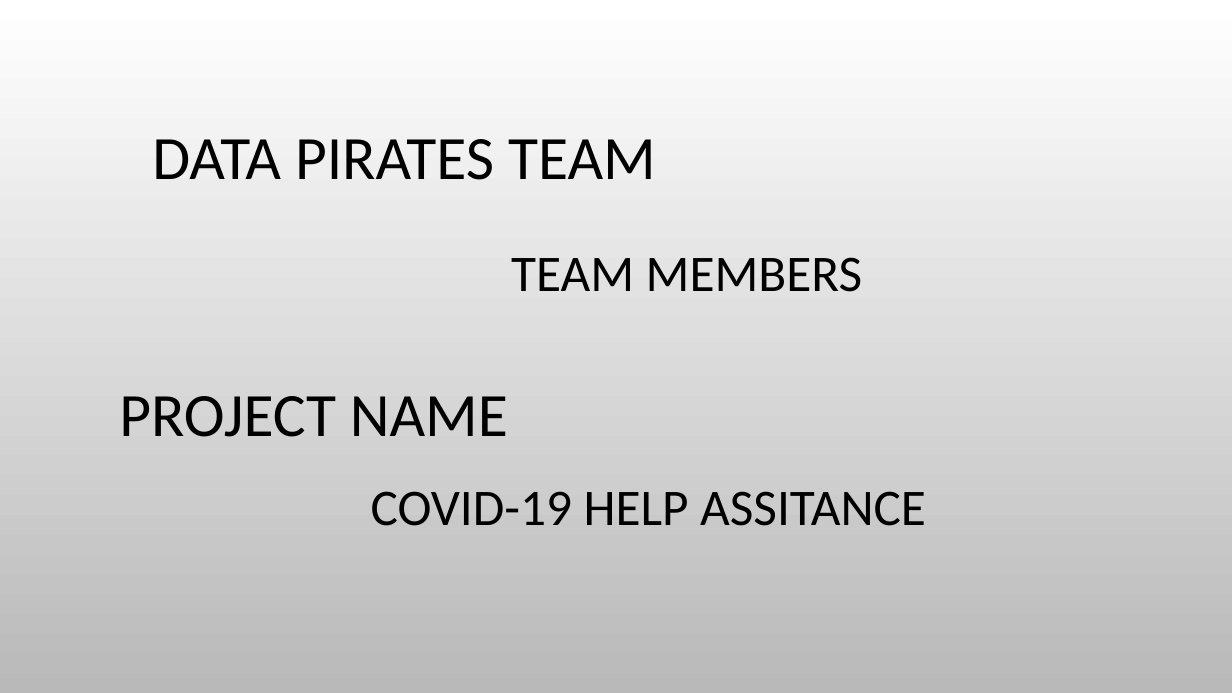
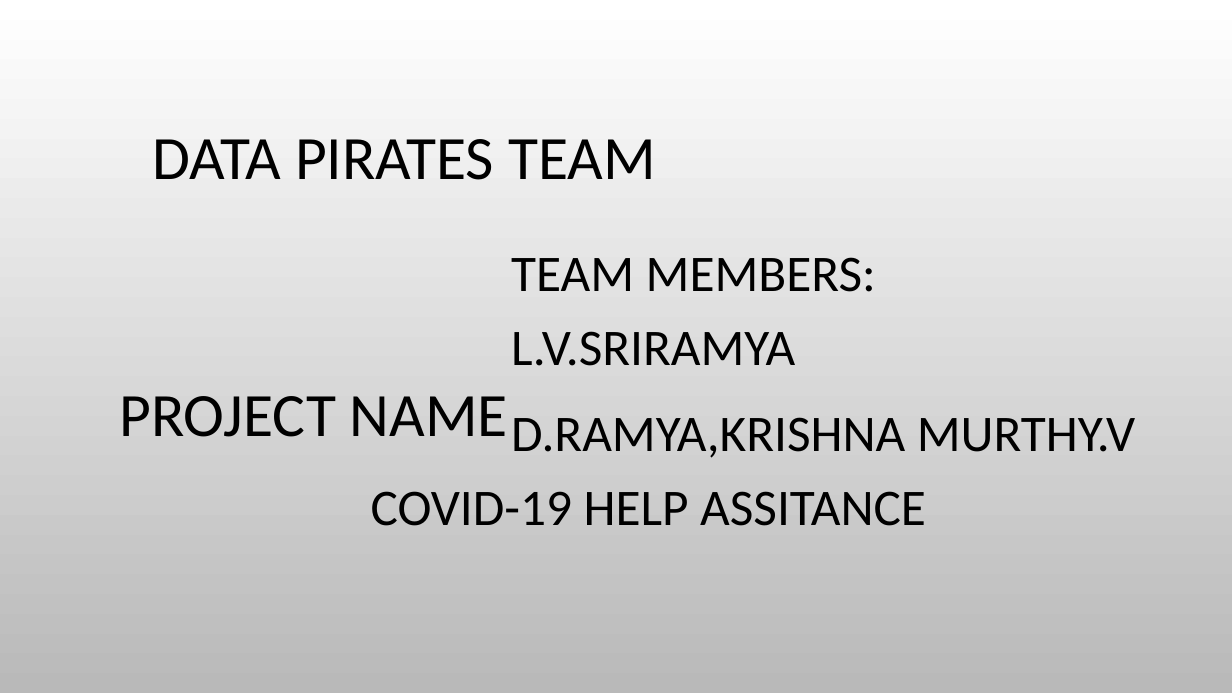
Before and after one commit to sri486/ibm-call-for-code, a slide deck: slide 2 of IBM CALL FOR CODE.pptx. Drawn at 1232x693 pixels with LibreOffice and Linux fonts; fonts in the diff are those of the drawing; background and template pictures are left out. Boxes give left, top, right and bottom in pixels: in the first picture for what was removed or moved away, otherwise in the second. Text is boxed around its words. In the diff, an @@ line names an element or a change of style, - is before the commit and + after.

```diff
--- a/IBM CALL FOR CODE.pptx
+++ b/IBM CALL FOR CODE.pptx
@@ text at (x1=511, y1=257, x2=1135, y2=458): text changed @@
-TEAM MEMBERS
+TEAM MEMBERS: L.V.SRIRAMYA
+D.RAMYA,KRISHNA MURTHY.V
```
Also in this commit, not shown: 1 other slide changed.
